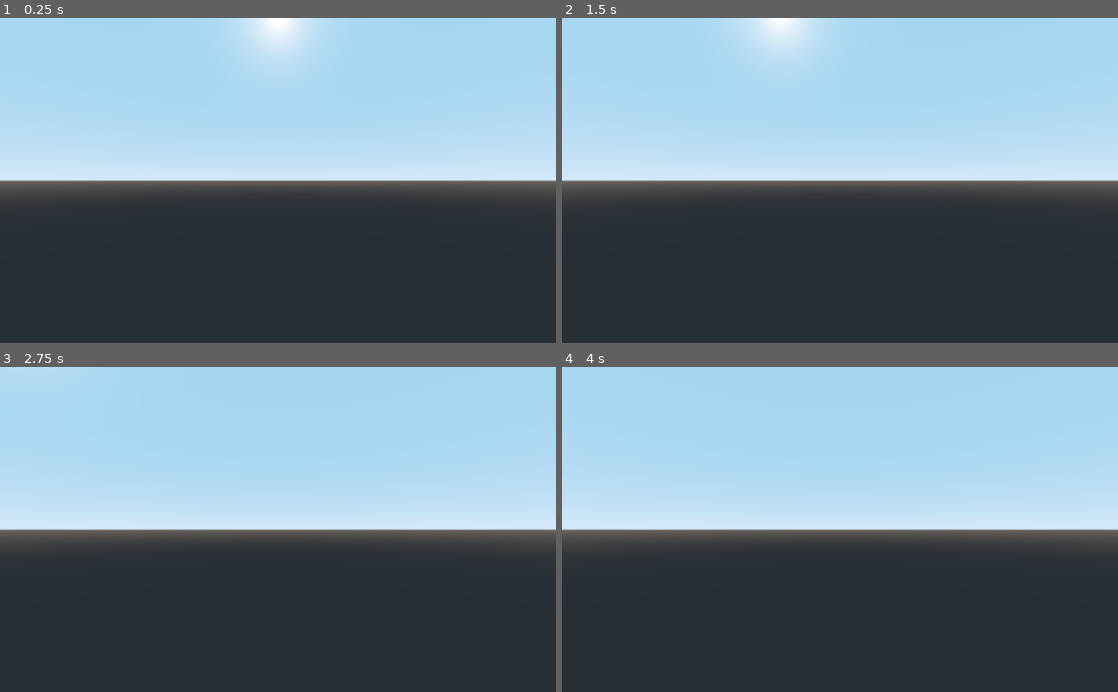
Above: before the commit, frames 1-4 (two rows, left to right).
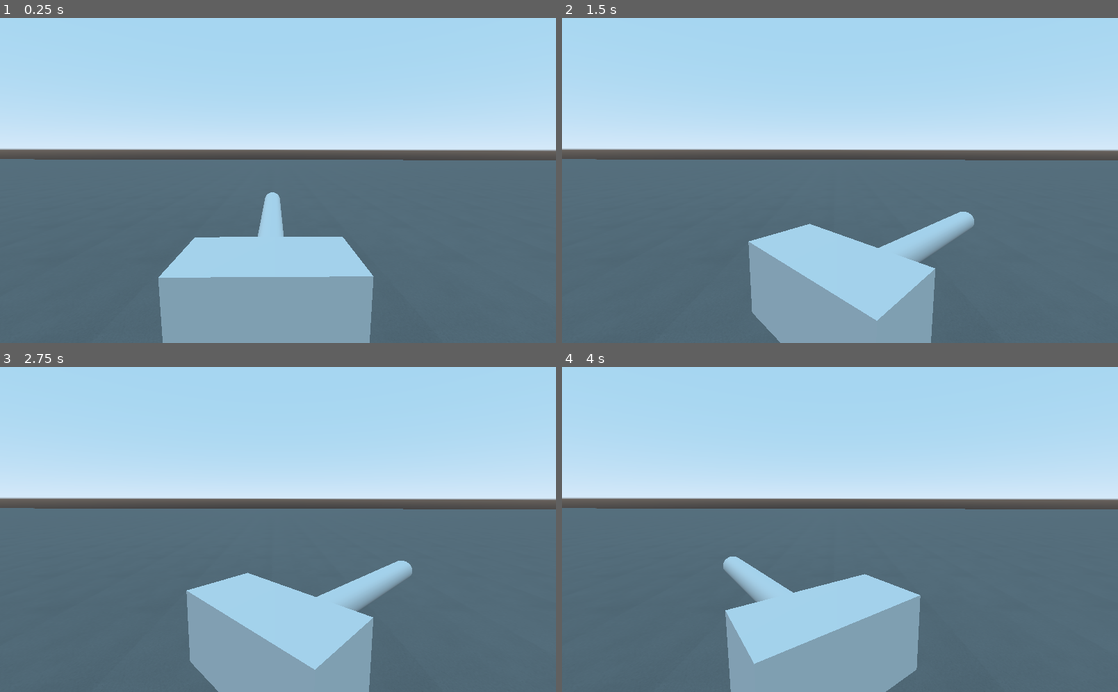
Above: after the commit, the same moments.

Repository: KSztusio/godota-gra
Game: Godot game, scene res://lvl.tscn
Same seed, same stepped clock (60 frames per second), same inputs: the game is played once before the commit and once after it.
Inputs (mouse positions are in pixels of both pictures, inside the frame that each line leads up to):
- Up to frame 1 (0.25 s): no input
- Up to frame 2 (1.5 s): tap Enter at 0.5 s; move the mouse to (962, 164) at 0.52 s; hold D (right) 0.53-1.28 s; move the mouse to (728, 196) at 1.27 s; hold S (down, bound only after the commit) from 1.28 s (still down)
- Up to frame 3 (2.75 s): move the mouse to (333, 458) at 2.02 s; release S (down, bound only after the commit) at 2.03 s; hold D (right) from 2.03 s (still down)
- Up to frame 4 (4 s): move the mouse to (812, 594) at 2.77 s; tap Space at 3.5 s; move the mouse to (1006, 578) at 3.52 s; release D (right) at 3.53 s; hold A (left) from 3.53 s (still down)

The runs differ from the first frame. In frame 1, 62% of the frame differs, in the area x 0-100%, y 0-100%; in frame 2, 62%; in frame 3, 60%; in frame 4, 60%.

Commit message:
added artilery movement

Diff:
--- /dev/null
+++ b/Scenes/Artilery.gd
@@ -0,0 +1,19 @@
+extends KinematicBody
+
+export var max_rotation_speed = 50
+export var drag = 4.0
+
+func _process(delta):
+	var roty = 0
+	var rotz = 0
+
+	roty = Input.get_action_strength("left") -Input.get_action_strength("right")
+	rotz = Input.get_action_strength("up") - Input.get_action_strength("down")
+	if Input.get_action_strength("left") > 0 and rotation_degrees.y < 45:
+		rotate_y(PI * delta)
+	if Input.get_action_strength("right") > 0 and rotation_degrees.y > -45:
+		rotate_y(PI * delta*-1)
+	if Input.get_action_strength("up") > 0 and $"oś/KinematicBody".rotation_degrees.z < 45:
+		$"oś/KinematicBody".rotate_z(PI * delta)
+	if Input.get_action_strength("down") > 0 and $"oś/KinematicBody".rotation_degrees.z > 0:
+		$"oś/KinematicBody".rotate_z(PI * delta*-1)
--- /dev/null
+++ b/Scenes/Artilery.tscn
@@ -0,0 +1,53 @@
+[gd_scene load_steps=6 format=2]
+
+[ext_resource path="res://Scenes/Artilery.gd" type="Script" id=2]
+
+[sub_resource type="CubeMesh" id=4]
+size = Vector3( 2, 2, 4 )
+
+[sub_resource type="BoxShape" id=9]
+extents = Vector3( 1, 1, 2 )
+
+[sub_resource type="CylinderMesh" id=5]
+top_radius = 0.5
+bottom_radius = 0.5
+height = 10.0
+
+[sub_resource type="CylinderShape" id=6]
+margin = 0.02
+radius = 0.5
+height = 5.0
+
+[node name="Artilery" type="KinematicBody"]
+script = ExtResource( 2 )
+
+[node name="MeshInstance" type="MeshInstance" parent="."]
+transform = Transform( 1, 0, 0, 0, 1, 0, 0, 0, 1, 0, 1, 0 )
+mesh = SubResource( 4 )
+material/0 = null
+
+[node name="CollisionShape" type="CollisionShape" parent="."]
+transform = Transform( 1, 0, 0, 0, 1, 0, 0, 0, 1, 0, 1, 0 )
+shape = SubResource( 9 )
+
+[node name="oś" type="SpringArm" parent="."]
+transform = Transform( -4.37114e-08, 1, 0, -1, -4.37114e-08, 0, 0, 0, 1, 0, 1, 0 )
+spring_length = 0.0
+
+[node name="KinematicBody" type="KinematicBody" parent="oś"]
+transform = Transform( 0.999983, -0.00586427, 0, 0.00586427, 0.999983, 0, 0, 0, 1, 0, 0, 0 )
+
+[node name="MeshInstance" type="MeshInstance" parent="oś/KinematicBody"]
+transform = Transform( 1, 0, 0, 0, 1, 0, 0, 0, 1, 0, 5, 0 )
+mesh = SubResource( 5 )
+material/0 = null
+
+[node name="CollisionShape" type="CollisionShape" parent="oś/KinematicBody"]
+transform = Transform( 1, 0, 0, 0, 1, 0, 0, 0, 1, 0, 5, 0 )
+shape = SubResource( 6 )
+
+[node name="koniec" type="SpringArm" parent="oś/KinematicBody"]
+transform = Transform( 1, 0, 0, 0, 1, 0, 0, 0, 1, 0, 10, 0 )
+
+[node name="Camera" type="Camera" parent="."]
+transform = Transform( -4.26425e-08, 0.219795, -0.975546, 9.60755e-09, 0.975546, 0.219795, 1, 0, -4.37114e-08, -5.8154, 3.20779, 0 )
--- a/demo.tscn
+++ b/demo.tscn
@@ -82,7 +82,5 @@
 transform = Transform( 1, 0, 0, 0, 1, 0, 0, 0, 1, 0, 2.72134, 5.95441 )
 
 [editable path="godot_ball"]
-
 [editable path="godot_ball2"]
-
 [editable path="godot_ball3"]
--- a/lewoprawo.gd
+++ b/lewoprawo.gd
@@ -7,9 +7,10 @@
 func _process(delta):
 	handle_movement_input(delta)
 func handle_movement_input(delta):
-	if(Input.is_action_pressed("left")):
+	if Input.is_action_pressed("left") and rotation.x > -90:
 		new_rotation += Quat(Vector3.UP* rotation_amount).get_euler()
-	if(Input.is_action_pressed("right")):
+
+	if Input.is_action_pressed("right") and rotation.x < 90:
 		new_rotation += Quat(Vector3.DOWN * rotation_amount).get_euler()
 	rotation = rotation.linear_interpolate(new_rotation, delta * movement_time)
 
--- a/lvl.tscn
+++ b/lvl.tscn
@@ -1,8 +1,7 @@
-[gd_scene load_steps=10 format=2]
+[gd_scene load_steps=5 format=2]
 
-[ext_resource path="res://lewoprawo.gd" type="Script" id=1]
 [ext_resource path="res://materials/concrete/concrete_ld.tres" type="Material" id=2]
-[ext_resource path="res://oslufa.gd" type="Script" id=3]
+[ext_resource path="res://Scenes/Artilery.tscn" type="PackedScene" id=3]
 
 [sub_resource type="BoxShape" id=1]
 margin = 0.471
@@ -10,22 +9,6 @@
 
 [sub_resource type="CubeMesh" id=2]
 size = Vector3( 400, 1, 400 )
-
-[sub_resource type="CubeMesh" id=4]
-size = Vector3( 2, 2, 4 )
-
-[sub_resource type="BoxShape" id=9]
-extents = Vector3( 1, 1, 2 )
-
-[sub_resource type="CylinderMesh" id=5]
-top_radius = 0.5
-bottom_radius = 0.5
-height = 10.0
-
-[sub_resource type="CylinderShape" id=6]
-margin = 0.02
-radius = 0.5
-height = 5.0
 
 [node name="poziom" type="Spatial"]
 
@@ -55,39 +38,9 @@
 "_edit_lock_": true
 }
 
-[node name="SpringArm" type="SpringArm" parent="."]
+[node name="KinematicBody" parent="lvl" instance=ExtResource( 3 )]
 transform = Transform( 1, 0, 0, 0, 1, 0, 0, 0, 1, -150, 0.5, 0 )
-script = ExtResource( 1 )
 
-[node name="KinematicBody" type="KinematicBody" parent="SpringArm"]
-
-[node name="MeshInstance" type="MeshInstance" parent="SpringArm/KinematicBody"]
-transform = Transform( 1, 0, 0, 0, 1, 0, 0, 0, 1, 0, 1, 0 )
-mesh = SubResource( 4 )
-material/0 = null
-
-[node name="CollisionShape" type="CollisionShape" parent="SpringArm/KinematicBody"]
-transform = Transform( 1, 0, 0, 0, 1, 0, 0, 0, 1, 0, 1, 0 )
-shape = SubResource( 9 )
-
-[node name="oś" type="SpringArm" parent="SpringArm/KinematicBody"]
-transform = Transform( -4.37114e-08, 1, 0, -1, -4.37114e-08, 0, 0, 0, 1, 0, 1, 0 )
-spring_length = 0.0
-script = ExtResource( 3 )
-
-[node name="KinematicBody" type="KinematicBody" parent="SpringArm/KinematicBody/oś"]
-
-[node name="MeshInstance" type="MeshInstance" parent="SpringArm/KinematicBody/oś/KinematicBody"]
-transform = Transform( 1, 0, 0, 0, 1, 0, 0, 0, 1, 0, 5, 0 )
-mesh = SubResource( 5 )
-material/0 = null
-
-[node name="CollisionShape" type="CollisionShape" parent="SpringArm/KinematicBody/oś/KinematicBody"]
-transform = Transform( 1, 0, 0, 0, 1, 0, 0, 0, 1, 0, 5, 0 )
-shape = SubResource( 6 )
-
-[node name="koniec" type="SpringArm" parent="SpringArm/KinematicBody/oś/KinematicBody"]
-transform = Transform( 1, 0, 0, 0, 1, 0, 0, 0, 1, 0, 10, 0 )
-
-[node name="Camera" type="Camera" parent="SpringArm"]
-transform = Transform( 1, 0, 0, 0, 1, 0, 0, 0, 1, 0, 1.5, 10 )
+[node name="Camera" type="Camera" parent="."]
+transform = Transform( -0.0139784, 0.132014, -0.991149, 0.00186164, 0.991248, 0.132001, 0.999901, 1.16427e-10, -0.0141018, -155.043, 4.8495, 0.151474 )
+current = true
--- a/oslufa.gd
+++ b/oslufa.gd
@@ -9,15 +9,3 @@
 	if(Input.is_action_pressed("down")):
 		rotation_degrees.x -= rotation_amount
 		rotation_degrees.x = clamp(rotation_degrees.x, -90.0, -20.0)
-# Declare member variables here. Examples:
-# var a = 2
-# var b = "text"
-
-
-# Called when the node enters the scene tree for the first time.
-
-
-
-# Called every frame. 'delta' is the elapsed time since the previous frame.
-#func _process(delta):
-#	pass
--- a/project.godot
+++ b/project.godot
@@ -40,12 +40,12 @@
 
 down={
 "deadzone": 0.5,
-"events": [ Object(InputEventKey,"resource_local_to_scene":false,"resource_name":"","device":0,"alt":false,"shift":false,"control":false,"meta":false,"command":false,"pressed":false,"scancode":87,"physical_scancode":0,"unicode":0,"echo":false,"script":null)
+"events": [ Object(InputEventKey,"resource_local_to_scene":false,"resource_name":"","device":0,"alt":false,"shift":false,"control":false,"meta":false,"command":false,"pressed":false,"scancode":83,"physical_scancode":0,"unicode":0,"echo":false,"script":null)
  ]
 }
 up={
 "deadzone": 0.5,
-"events": [ Object(InputEventKey,"resource_local_to_scene":false,"resource_name":"","device":0,"alt":false,"shift":false,"control":false,"meta":false,"command":false,"pressed":false,"scancode":83,"physical_scancode":0,"unicode":0,"echo":false,"script":null)
+"events": [ Object(InputEventKey,"resource_local_to_scene":false,"resource_name":"","device":0,"alt":false,"shift":false,"control":false,"meta":false,"command":false,"pressed":false,"scancode":87,"physical_scancode":0,"unicode":0,"echo":false,"script":null)
  ]
 }
 right={
